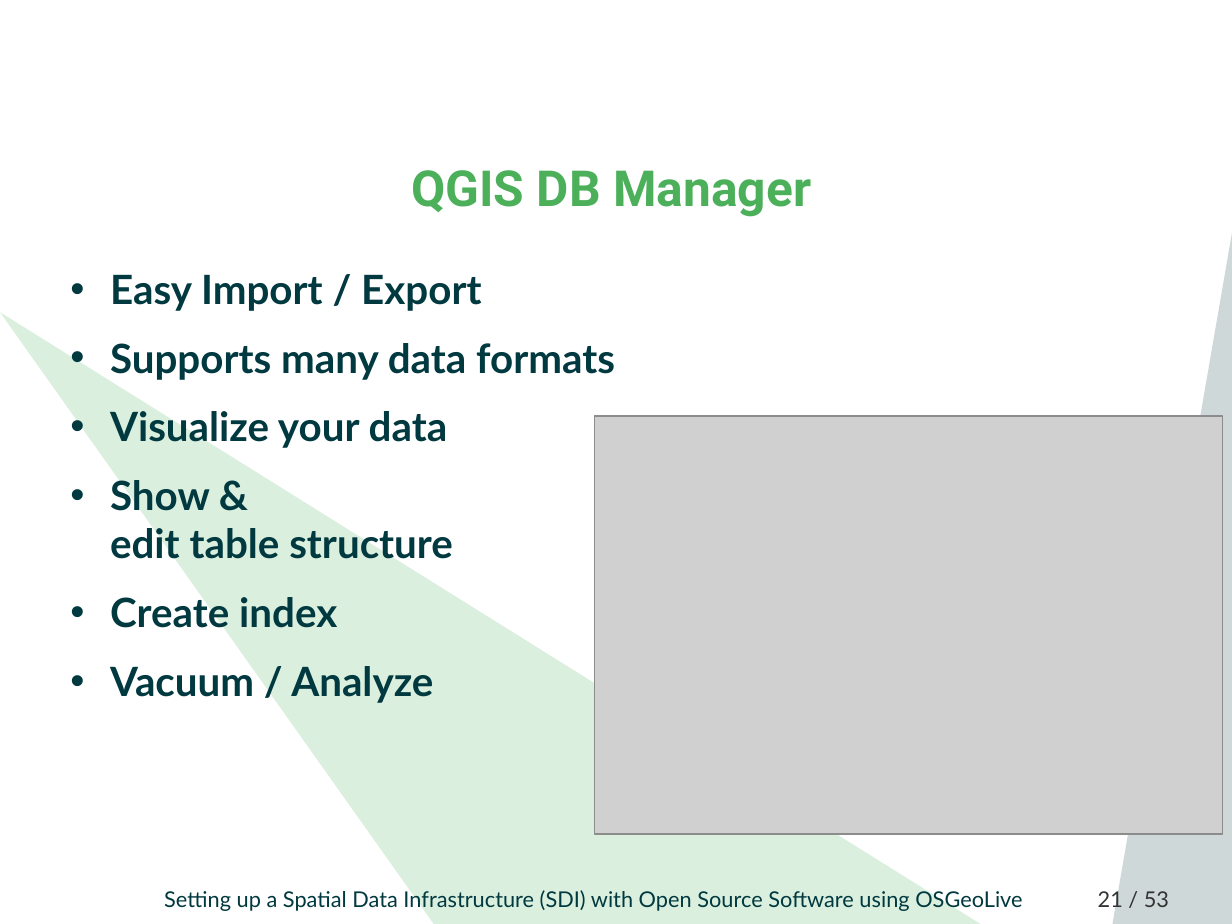
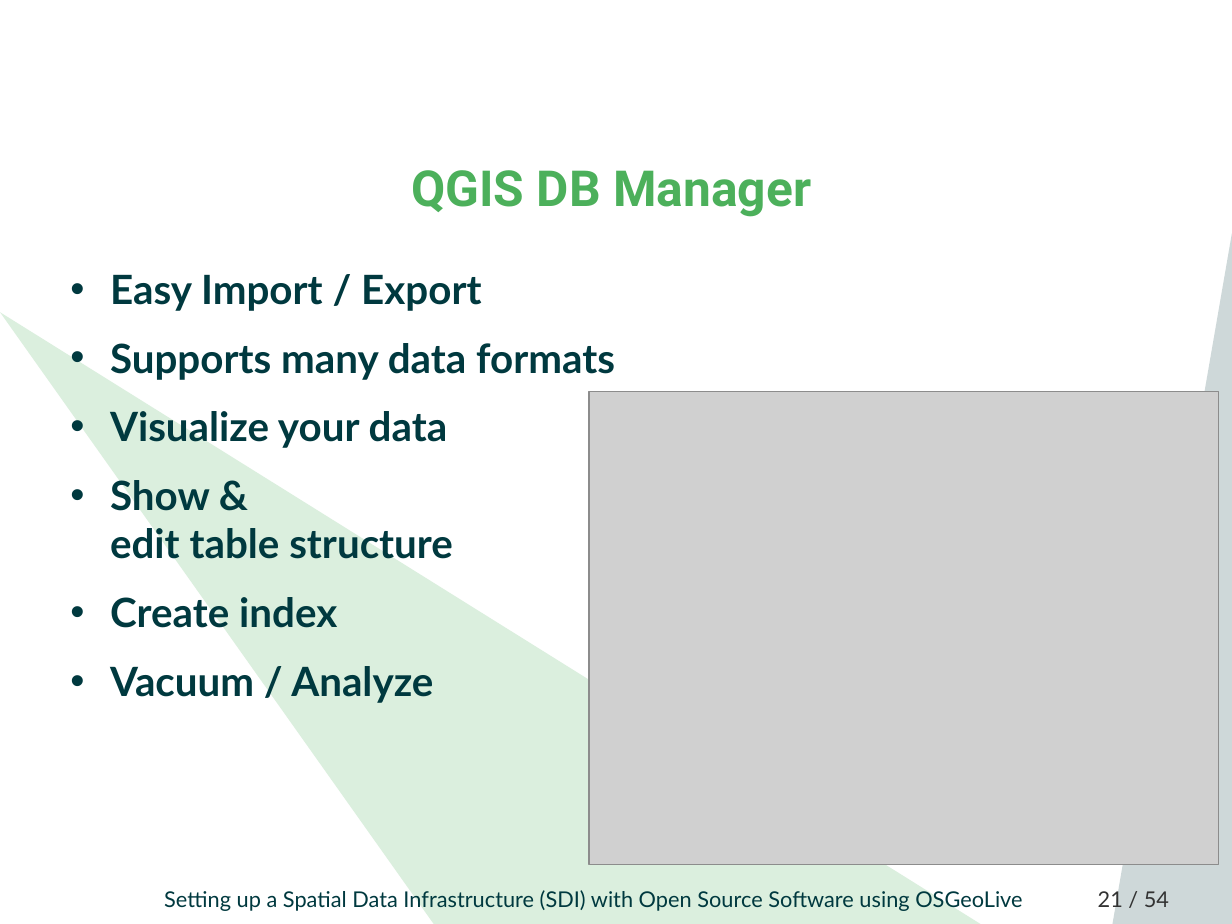
Before and after one commit to astroidex/foss4g-2019-workshop-sdi-with-osgeolive, a slide deck: slide 21 of FOSS4G_2019_SDI_OSGeoLive_Workshop.odp. Drawn at 1232x924 pixels with LibreOffice and Linux fonts; fonts in the diff are those of the drawing; grey boxes stand for pictures; background and template pictures are left out. Boxes give left, top, right and bottom in pixels: in the first picture for what was removed or moved away, otherwise in the second. Text is boxed around its words. In the diff, an @@ line names an element or a change of style, - is before the commit and + after.

```diff
--- a/FOSS4G_2019_SDI_OSGeoLive_Workshop.odp
+++ b/FOSS4G_2019_SDI_OSGeoLive_Workshop.odp
@@ picture: place and size @@
-picture at [595,416,1223,834]
+picture at [589,391,1220,864]
@@ page number at [1098,888,1169,912]: text changed @@
-21 / 53
+21 / 54
```
Also in this commit, not shown: 10 other slides changed, 2 slides added, 1 slide removed, 1 other file.
